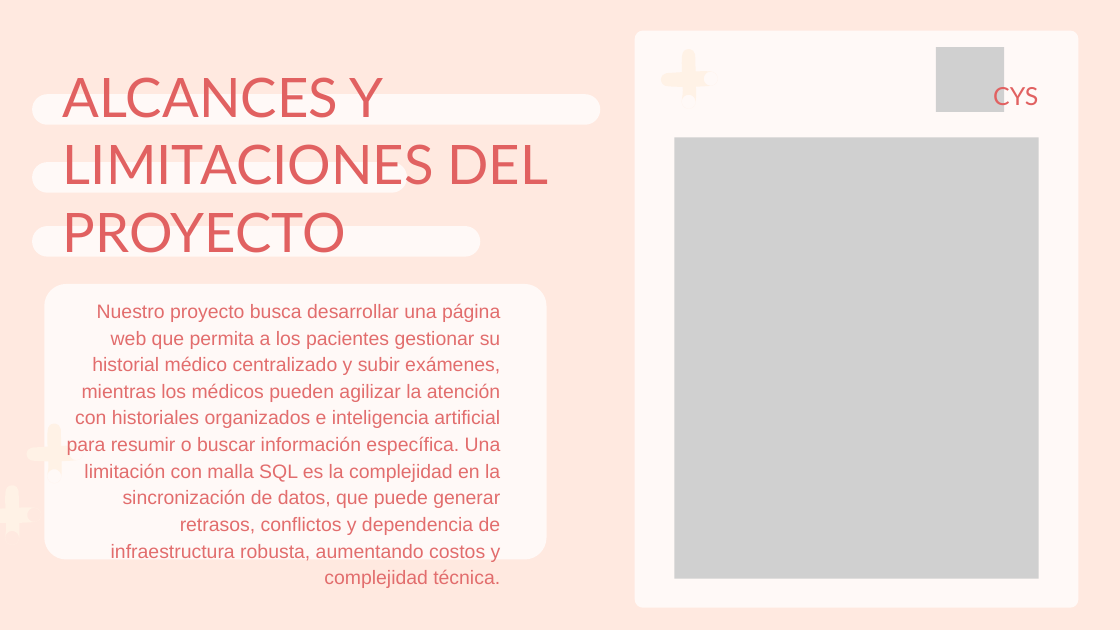
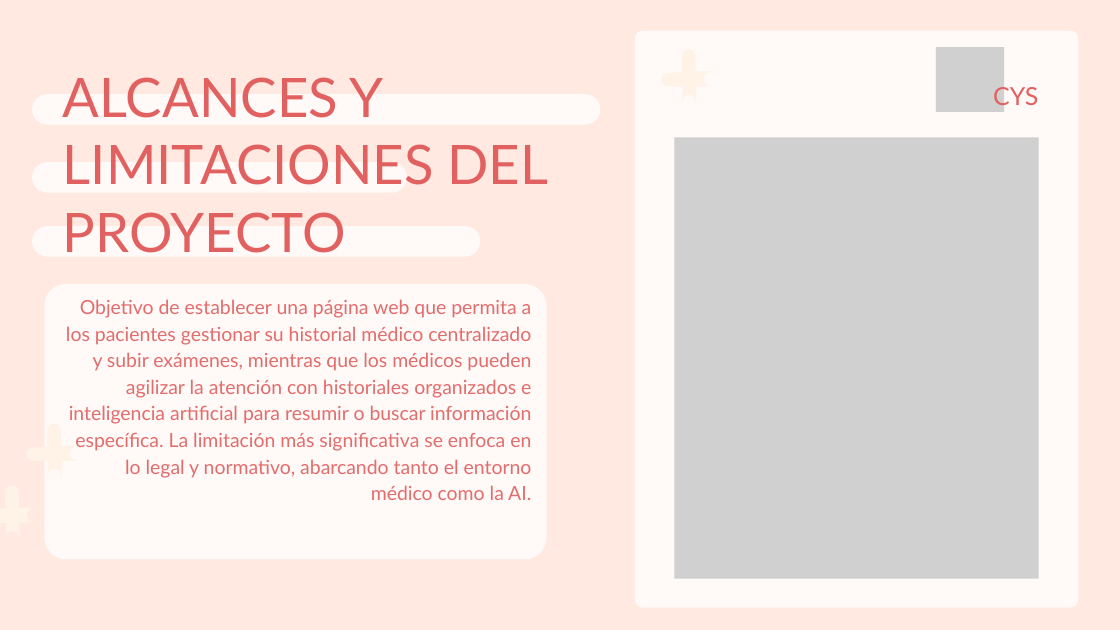
Before and after one commit to SamuelVallejos/Consultorio_Cys, a slide deck: slide 5 of Fase 3/Evidencias Grupales/Presentación Final Del Proyecto (Español) - .pptx. Drawn at 1120x630 pixels with LibreOffice and Linux fonts; fonts in the diff are those of the drawing; grey boxes stand for pictures. Boxes give left, top, right and bottom in pixels: in the first picture for what was removed or moved away, otherwise in the second. Text is boxed around its words. In the diff, an @@ line names an element or a change of style, - is before the commit and + after.

```diff
--- a/Fase 3/Evidencias Grupales/Presentación Final Del Proyecto (Español) - .pptx
+++ b/Fase 3/Evidencias Grupales/Presentación Final Del Proyecto (Español) - .pptx
@@ text at [66, 299, 532, 500]: text changed; font Arial to Lato @@
-Nuestro proyecto busca desarrollar una página web que permita a los pacientes gestionar su historial médico centralizado y subir exámenes, mientras los médicos pueden agilizar la atención con historiales organizados e inteligencia artificial para resumir o buscar información específica. Una limitación con malla SQL es la complejidad en la sincronización de datos, que puede generar retrasos, conflictos y dependencia de infraestructura robusta, aumentando costos y complejidad técnica.
+Objetivo de establecer una página web que permita a los pacientes gestionar su historial médico centralizado y subir exámenes, mientras que los médicos pueden agilizar la atención con historiales organizados e inteligencia artificial para resumir o buscar información específica. La limitación más significativa se enfoca en lo legal y normativo, abarcando tanto el entorno médico como la AI.
```
Also in this commit, not shown: 8 other slides changed, 4 slides added, 2 slides removed.
